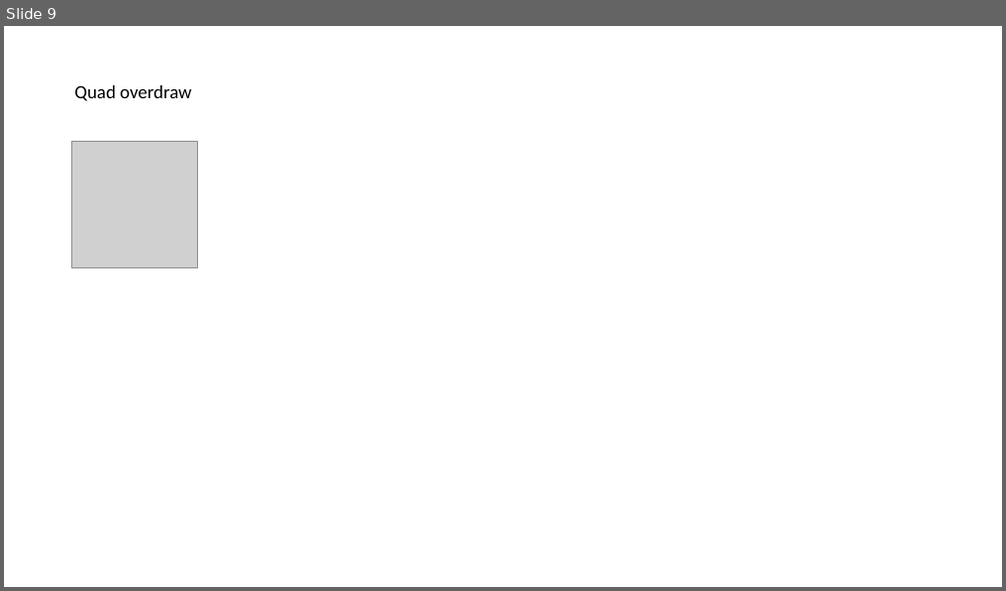
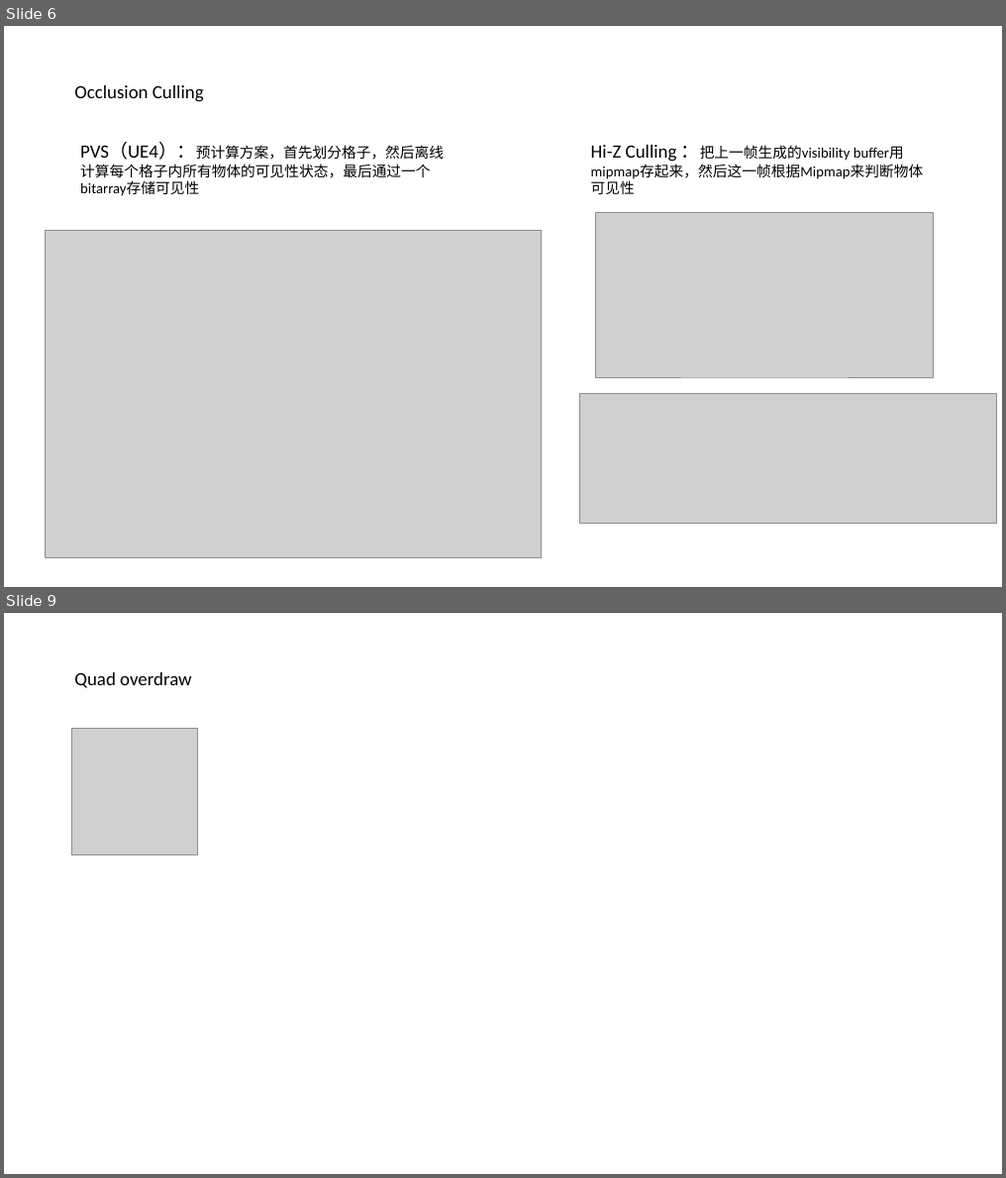
Before and after one commit to Tianji95/CG_learning_note, a slide deck: UE5_ppt/nanite简析.pptx. Shown one above the other, each under a label of ours: slide 9 before the commit, slides 6 and 9 after it; the slides between them are not shown. The pictures are 1006x591 and 1006x1178 pixels, drawn with LibreOffice and Linux fonts; fonts in the diff are those of the drawing; grey boxes stand for pictures. Boxes give left, top, right and bottom in pixels: in the first picture for what was removed or moved away, otherwise in the second. Text is boxed around its words. In the diff, an @@ line names an element or a change of style, - is before the commit and + after.

```diff
--- a/UE5_ppt/nanite简析.pptx
+++ b/UE5_ppt/nanite简析.pptx
@@ slide 6 added at box(4, 26, 1002, 587), background #FFFFFF @@
@@ text added at box(74, 85, 204, 102), 18 pt, text #000000 @@
+Occlusion Culling
@@ text added at box(80, 143, 444, 196), 14 pt, text #000000 @@
+PVS（UE4）：预计算方案，首先划分格子，然后离线计算每个格子内所有物体的可见性状态，最后通过一个bitarray存储可见性
@@ text added at box(591, 145, 924, 179), 14 pt, text #000000 @@
+Hi-Z Culling ：把上一帧生成的visibility buffer用mipmap存起来，然后这一帧根据Mipmap来判断物体可见性
@@ picture added at box(46, 230, 542, 559) @@
@@ picture added at box(595, 212, 933, 377) @@
@@ picture added at box(580, 394, 997, 524) @@
```
Also in this commit, not shown: 5 slides changed, 7 other slides added, 3 slides removed.
